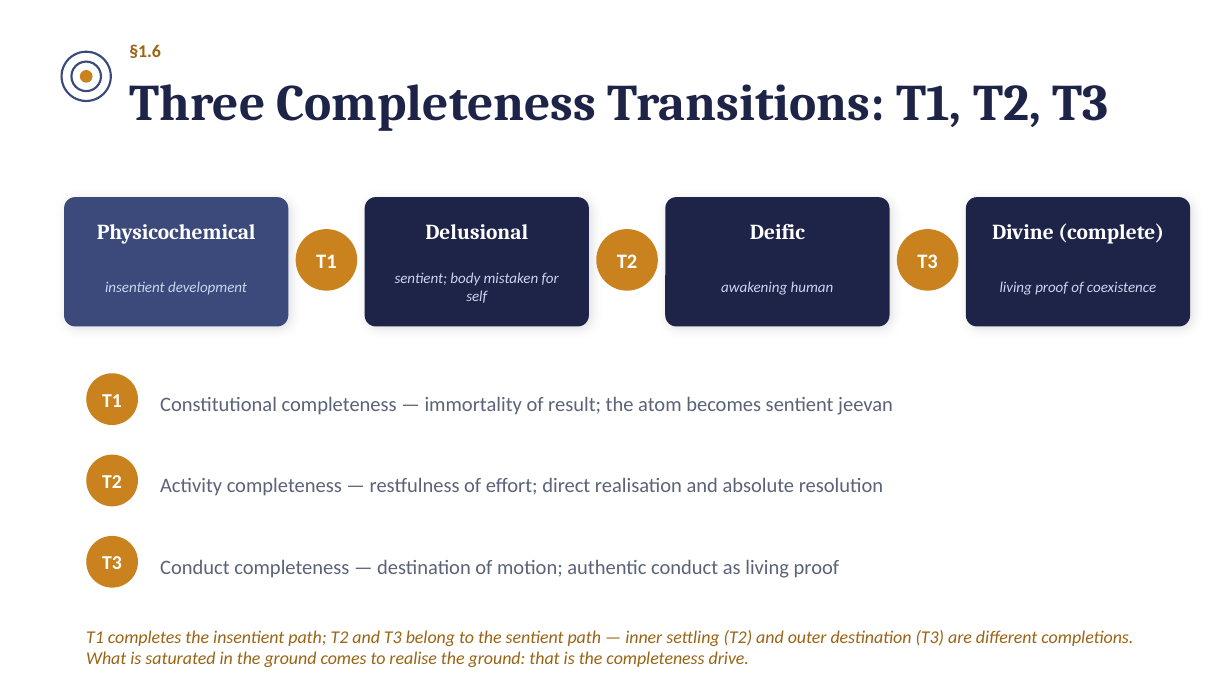
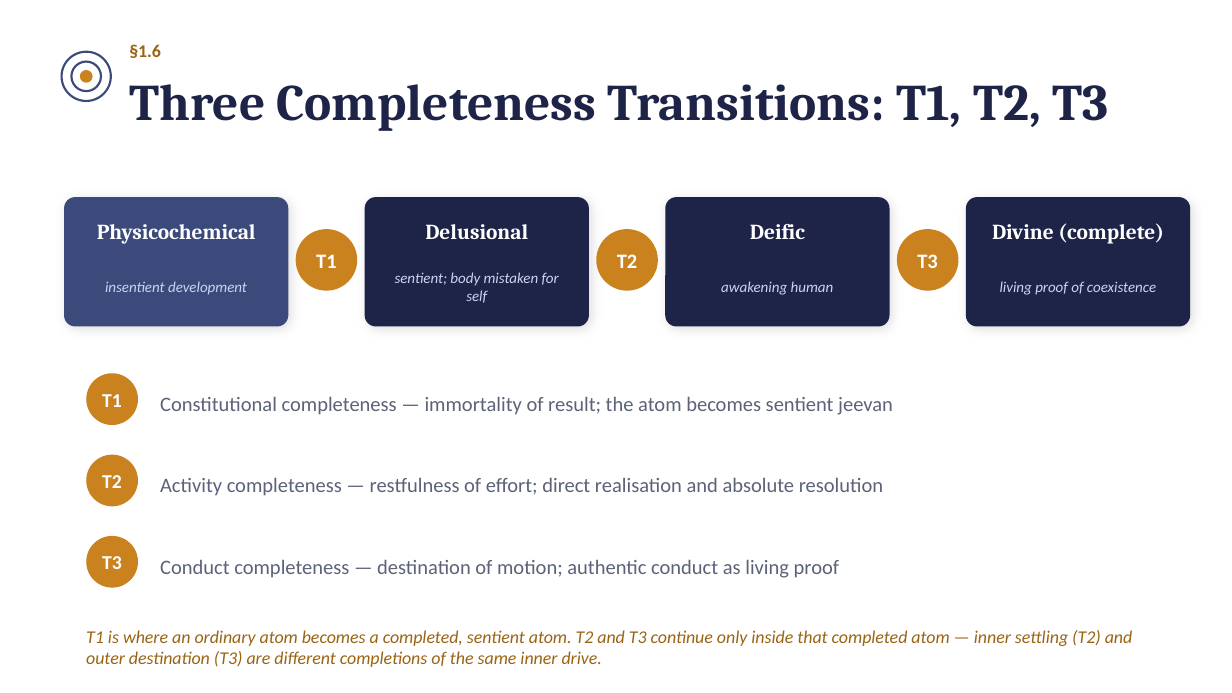
Before and after one commit to raghavamohan/AnalyticMadhyasthDarshan, a slide deck: slide 9 of Studies/The-Ontology-of-Coexistence/The-Ontology-of-Existence-Madhyasth-Darshan.pptx. Drawn at 1232x693 pixels with LibreOffice and Linux fonts; fonts in the diff are those of the drawing. Boxes give left, top, right and bottom in pixels: in the first picture for what was removed or moved away, otherwise in the second. Text is boxed around its words. In the diff, an @@ line names an element or a change of style, - is before the commit and + after.

```diff
--- a/Studies/The-Ontology-of-Coexistence/The-Ontology-of-Existence-Madhyasth-Darshan.pptx
+++ b/Studies/The-Ontology-of-Coexistence/The-Ontology-of-Existence-Madhyasth-Darshan.pptx
@@ text at box(86, 630, 1133, 667): text changed @@
-T1 completes the insentient path; T2 and T3 belong to the sentient path — inner settling (T2) and outer destination (T3) are different completions. What is saturated in the ground comes to realise the ground: that is the completeness drive.
+T1 is where an ordinary atom becomes a completed, sentient atom. T2 and T3 continue only inside that completed atom — inner settling (T2) and outer destination (T3) are different completions of the same inner drive.
```
Also in this commit, not shown: 14 other slides changed, 1 slide added.
